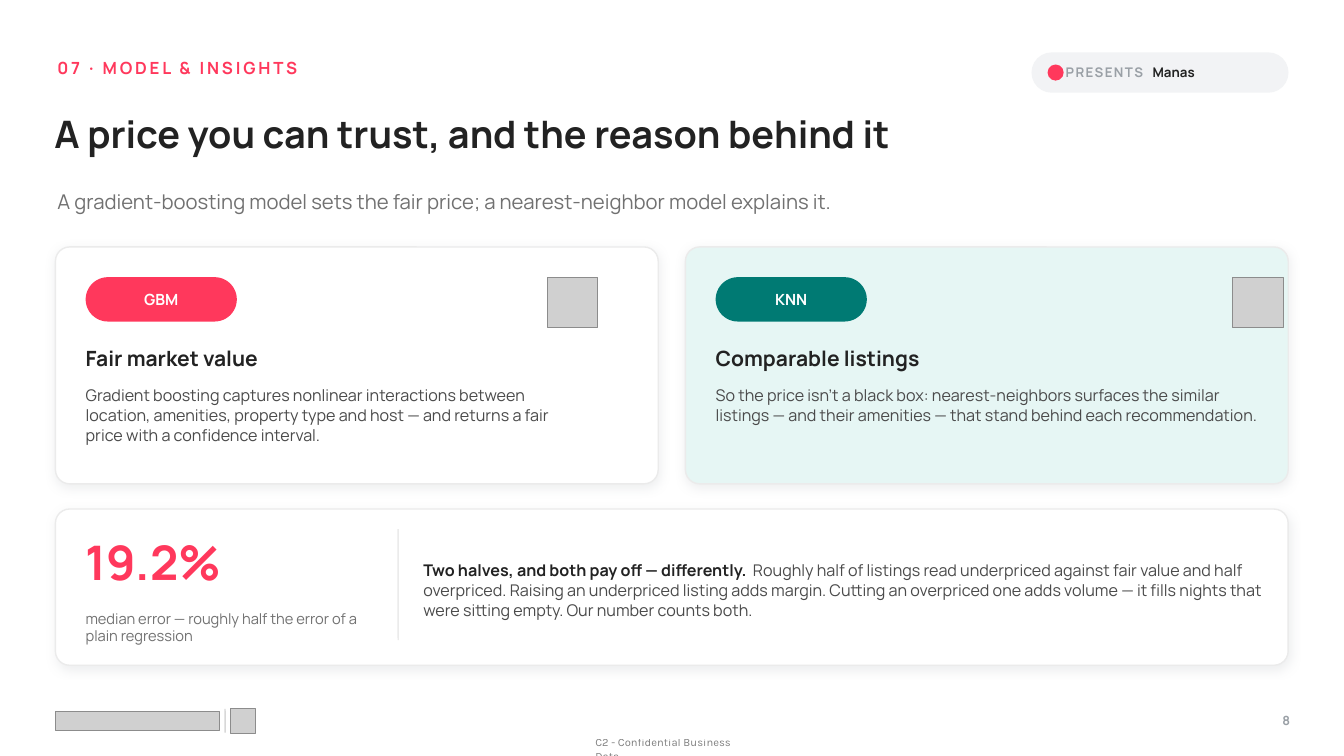
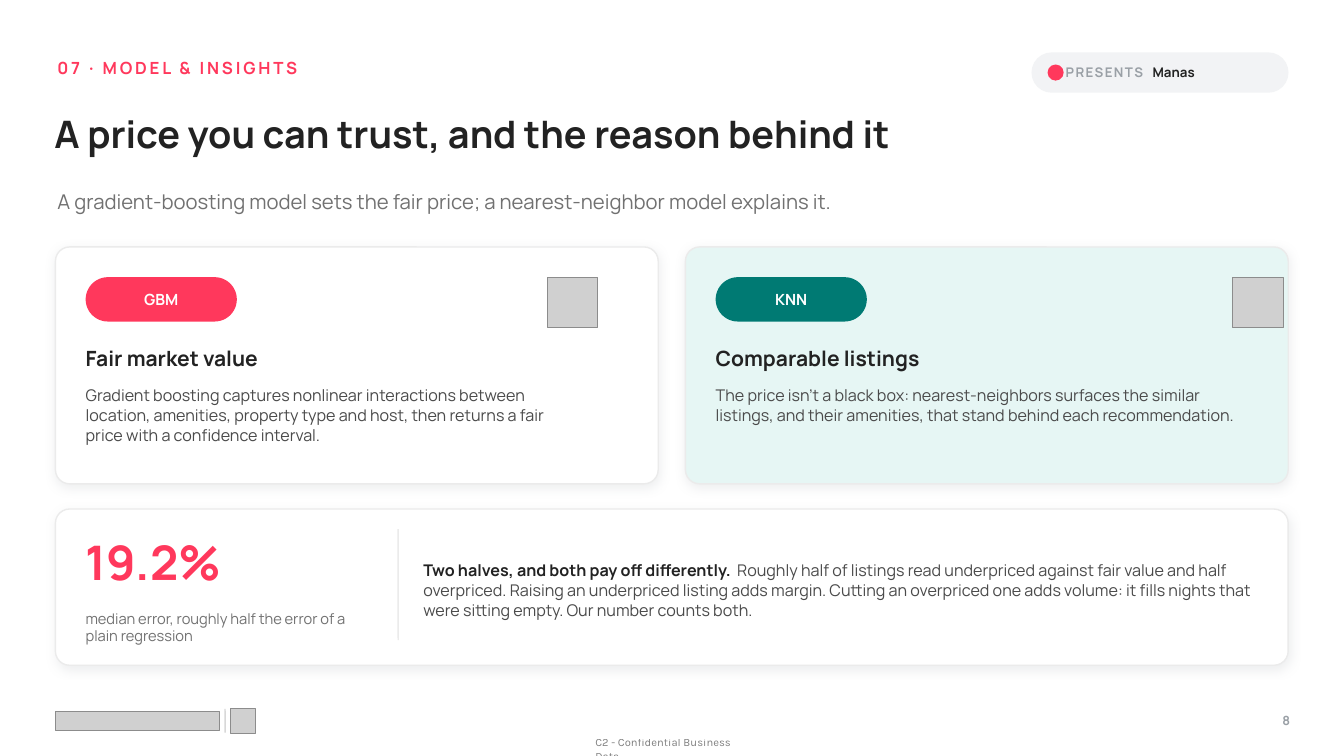
Before and after one commit to mkdn007/Cornell-Airbnb-Capstone, a slide deck: slide 8 of Airbnb Pricing Deck.pptx. Drawn at 1344x756 pixels with LibreOffice and Linux fonts; fonts in the diff are those of the drawing; grey boxes stand for pictures. Boxes give left, top, right and bottom in pixels: in the first picture for what was removed or moved away, otherwise in the second. Text is boxed around its words. In the diff, an @@ line names an element or a change of style, - is before the commit and + after.

```diff
--- a/Airbnb Pricing Deck.pptx
+++ b/Airbnb Pricing Deck.pptx
@@ text at box(86, 389, 544, 445): text changed @@
-Gradient boosting captures nonlinear interactions between location, amenities, property type and host — and returns a fair price with a confidence interval.
+Gradient boosting captures nonlinear interactions between location, amenities, property type and host, then returns a fair price with a confidence interval.
@@ text at box(716, 389, 1234, 425): text changed @@
-So the price isn't a black box: nearest-neighbors surfaces the similar listings — and their amenities — that stand behind each recommendation.
+The price isn't a black box: nearest-neighbors surfaces the similar listings, and their amenities, that stand behind each recommendation.
@@ text at box(423, 564, 1250, 620): text changed @@
-Two halves, and both pay off — differently. Roughly half of listings read underpriced against fair value and half overpriced. Raising an underpriced listing adds margin. Cutting an overpriced one adds volume — it fills nights that were sitting empty. Our number counts both.
+Two halves, and both pay off differently. Roughly half of listings read underpriced against fair value and half overpriced. Raising an underpriced listing adds margin. Cutting an overpriced one adds volume: it fills nights that were sitting empty. Our number counts both.
@@ text at box(86, 613, 345, 645): text changed @@
-median error — roughly half the error of a plain regression
+median error, roughly half the error of a plain regression
```
Also in this commit, not shown: 16 other slides changed, 1 other file.
